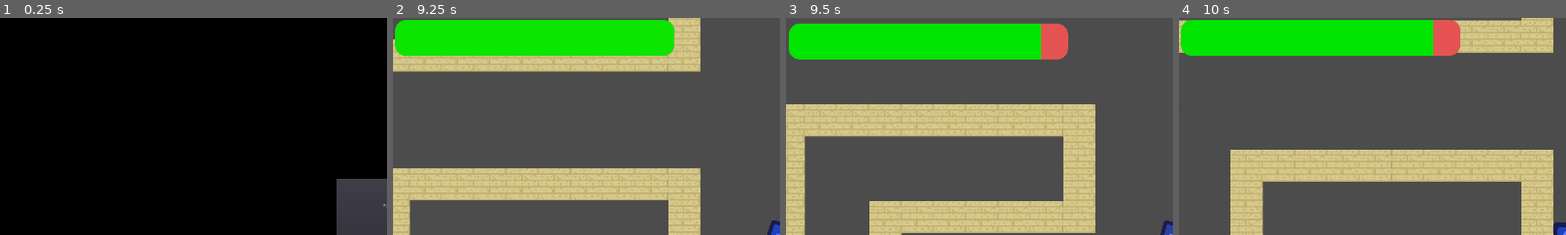
Above: before the commit, frames 1-4 (left to right).
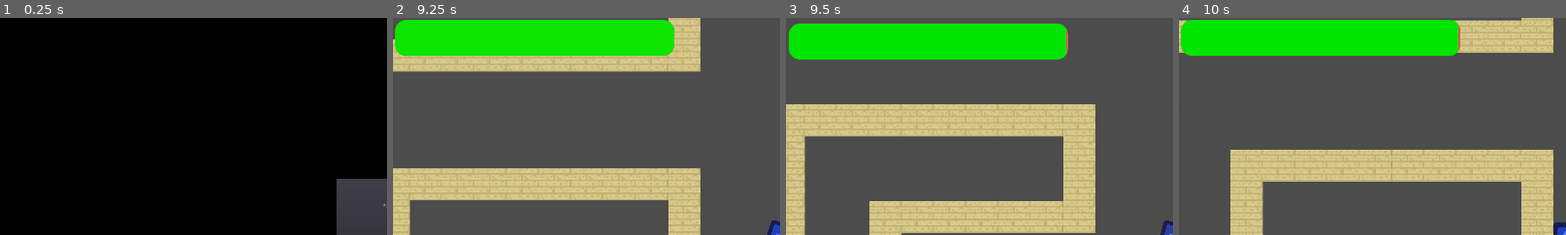
Above: after the commit, the same moments.

Repository: hamzasclone2/untitled-pokemon-game
Game: Godot game, scene res://Game/UI/Screens/MainMenu.tscn
Same seed, same stepped clock (60 frames per second), same inputs: the game is played once before the commit and once after it. The engine's default icon, where the game draws it, is replaced by a stand-in: a white triangle on a blue panel in a dark square.
Inputs (mouse positions are % of the whole screen's width and height, from its top left):
- Up to frame 1 (0.25 s): no input
- Up to frame 2 (9.25 s): click "Play" at 0.5 s; tap Enter (ui_accept) at 1.25, 1.52, 2.27, 3.77, 4.52, 5.27, 6.77, 7.52, 8.27 s; move the mouse to (45, 70) at 1.27 s; hold W (up) 1.28-2.78 s; click (45, 70) at 1.35 s; tap Space every 0.75 s from 2 to 4.25 s; move the mouse to (80, 65) at 2.02 s; tap Shift (secondary) at 2.1, 5.1, 8.1 s; move the mouse to (20, 35) at 2.77 s; hold A (left) 2.78-4.28 s; tap Y at 2.85, 5.85, 8.85 s; move the mouse to (55, 50) at 3.52 s; tap N at 3.6, 6.6 s; move the mouse to (35, 25) at 4.27 s; hold S (down) 4.28-5.03 s; click (35, 25) at 4.35 s; move the mouse to (72, 45) at 5.02 s; hold D (right) 5.03-5.78 s; move the mouse to (30, 55) at 5.77 s; hold W (up) 5.78-6.53 s; move the mouse to (60, 28) at 6.52 s; hold D (right) 6.53-8.78 s; move the mouse to (45, 70) at 7.27 s; click (45, 70) at 7.35 s; move the mouse to (80, 65) at 8.02 s; move the mouse to (20, 35) at 8.77 s; hold S (down) from 8.78 s (still down)
- Up to frame 3 (9.5 s): keep holding S (down)
- Up to frame 4 (10 s): move the mouse to (55, 50) at 9.52 s; release S (down) at 9.53 s; hold A (left) from 9.53 s (still down); tap N at 9.6 s; tap Enter (ui_accept) at 9.77 s
The pictures show only the part of the screen within x 0-50%, y 0-50%; the shares and areas given below are measured in that part.

Frames 1-2 are identical in both runs. In frame 3, 1.1% of the frame differs, in the area x 65-73%, y 2-20%; in frame 4, 1.1%, in the area x 65-73%, y 0-18%.

Commit message:
check equipment armor

Diff:
--- a/Game/Player/PlayerAttributes.gd
+++ b/Game/Player/PlayerAttributes.gd
@@ -1,12 +1,10 @@
 extends Node
 
 var experience = 0
-var health = 10
-var maxHealth = 10
-var armor = 10
-var maxArmor = 10
+var health = 100
+var maxHealth = 100
+var armor = 0
 var damage = 0
-var spearDamage = 1
 var speed = 400
 var threat_level = 0.2
 
@@ -39,6 +37,7 @@
 	inv_data = inv_data_json.result
 
 func checkEquipment():
+	armor = 0
 	if equipment_data["MainHand"] != null:
 		current_weapon = GameData.item_data[str(equipment_data["MainHand"])]
 		damage = current_weapon["Attack"]
@@ -48,3 +47,14 @@
 	else:
 		damage = 0
 		current_weapon_type = null
+
+	if equipment_data["Head"] != null:
+		armor = GameData.item_data[str(equipment_data["Head"])]["Defense"] + armor
+	if equipment_data["Hand"] != null:
+		armor = GameData.item_data[str(equipment_data["Hand"])]["Defense"] + armor
+	if equipment_data["Chest"] != null:
+		armor = GameData.item_data[str(equipment_data["Chest"])]["Defense"] + armor
+	if equipment_data["Legs"] != null:
+		armor = GameData.item_data[str(equipment_data["Legs"])]["Defense"] + armor
+	if equipment_data["Feet"] != null:
+		armor = GameData.item_data[str(equipment_data["Feet"])]["Defense"] + armor
--- a/Game/UI/CharacterSheet.gd
+++ b/Game/UI/CharacterSheet.gd
@@ -8,7 +8,7 @@
 
 func _process(delta):
 	healthLabel.text = str(PlayerAttributes.health) + "/" + str(PlayerAttributes.maxHealth) + " HP"
-	armorLabel.text = str(PlayerAttributes.armor) + "/" + str(PlayerAttributes.maxArmor) + " ARMOR"
+	armorLabel.text = str(PlayerAttributes.armor) + " ARMOR"
 	damageLabel.text = str(PlayerAttributes.damage) + " DAMAGE"
 	speedLabel.text = str(PlayerAttributes.speed) + " SPEED"
 	expLabel.text = str(PlayerAttributes.experience) + " EXP"
